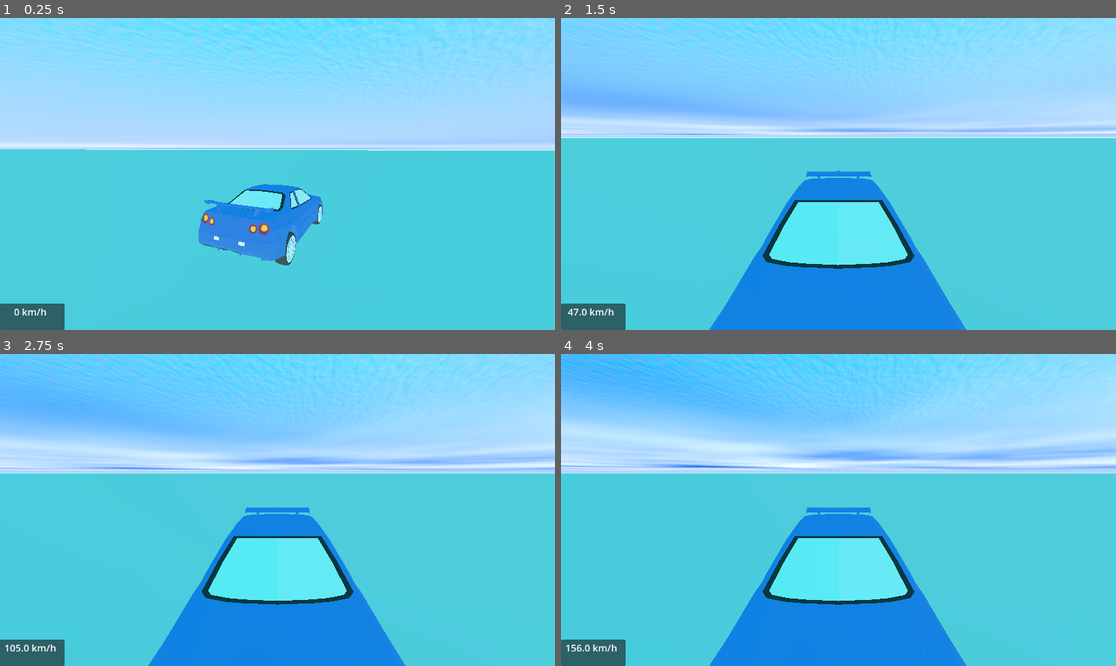
Above: before the commit, frames 1-4 (two rows, left to right).
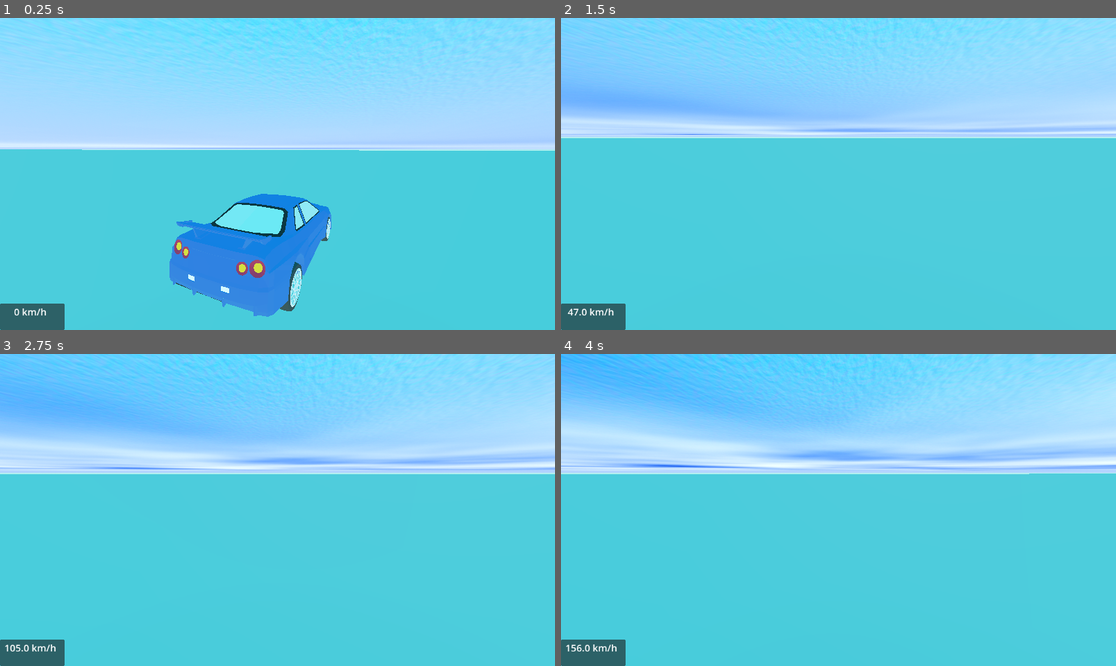
Above: after the commit, the same moments.

Repository: JheizelS/MyTravel
Game: Godot game, scene res://scenes/test_road.tscn
Same seed, same stepped clock (60 frames per second), same inputs: the game is played once before the commit and once after it.
Inputs (mouse positions are in pixels of both pictures, inside the frame that each line leads up to):
- Up to frame 1 (0.25 s): no input
- Up to frame 2 (1.5 s): tap Enter (ui_accept) at 0.5, 0.77 s; move the mouse to (866, 174) at 0.52 s; hold W (steer_forward) from 0.53 s (still down); tap R (reverse_camera) at 0.6 s; move the mouse to (810, 174) at 1.27 s; tap Shift (drift) at 1.35 s
- Up to frame 3 (2.75 s): keep holding W (steer_forward); tap Enter (ui_accept) at 1.52 s; tap R (reverse_camera) at 1.55, 2.1 s; move the mouse to (288, 503) at 2.02 s
- Up to frame 4 (4 s): keep holding W (steer_forward); move the mouse to (832, 516) at 2.77 s; tap R (reverse_camera) at 2.85, 3.8 s; tap Enter (ui_accept) at 3.02, 3.77 s; move the mouse to (877, 513) at 3.52 s; hold Shift (drift) from 3.53 s (still down)

The runs differ from the first frame. In frame 1, 8.0% of the frame differs, in the area x 14-67%, y 42-96%; in frame 2, 15%; in frame 3, 15%; in frame 4, 16%, in the area x 0-100%, y 0-100%.

Commit message:
Commit 5
- Added pannability of the front camera (reverse camera is LOCKED)

Diff:
--- a/my-travel/scenes/player.tscn
+++ b/my-travel/scenes/player.tscn
@@ -21,12 +21,16 @@
 transform = Transform3D(1, 0, 0, 0, 0.9961947, 0.08715574, 0, -0.08715574, 0.9961947, 0, 0, 2)
 top_level = true
 
-[node name="Camera3D" type="Camera3D" parent="CameraPivot" unique_id=1815684278]
-transform = Transform3D(-1, -1.8176223e-08, 8.551238e-08, -4.440892e-15, 0.9781477, 0.20791171, -8.742278e-08, 0.20791171, -0.9781477, 0, 2.956096, -7.1823997)
+[node name="SpringArm3D" type="SpringArm3D" parent="CameraPivot" unique_id=2100033369]
+transform = Transform3D(1, 0, 0, 0, 0.9961947, -0.08715574, 0, 0.08715574, 0.9961947, 0, 2.9558268, -6.6560755)
+collision_mask = 0
+
+[node name="Camera3D" type="Camera3D" parent="CameraPivot/SpringArm3D" unique_id=1815684278]
+transform = Transform3D(-1, -1.8176223e-08, 8.551238e-08, -7.619401e-09, 0.99254614, 0.121869355, -8.709011e-08, 0.121869355, -0.99254614, 0, 0, 0)
 current = true
 
-[node name="ReverseCamera" type="Camera3D" parent="CameraPivot" unique_id=1743157631]
-transform = Transform3D(1, 0, 0, 0, 0.9955587, 0.094143055, 0, -0.09414304, 0.9955587, 0, 1.5663689, 3.5768812)
+[node name="ReverseCamera" type="Camera3D" parent="CameraPivot/SpringArm3D" unique_id=1743157631]
+transform = Transform3D(1, 2.1564908e-15, -6.828287e-15, -8.881784e-16, 0.98356515, 0.18055348, 7.1054274e-15, -0.18055348, 0.98356515, 0, 0.060668707, 10.364002)
 
 [node name="front_right" parent="." unique_id=81804233 instance=ExtResource("1_qlg0r")]
 transform = Transform3D(1, 0, 0, 0, 1, 0, 0, 0, 1, -1.1286938, -0.37410903, 1.9439007)
--- a/my-travel/scripts/player.gd
+++ b/my-travel/scripts/player.gd
@@ -3,17 +3,31 @@
 const MAX_STEER = 0.8
 const ENGINE_POWER = 300
 
+# Camera pan settings
+const MOUSE_SENSITIVITY = 0.003
+const CAMERA_PITCH_MIN = -20.0  # degrees
+const CAMERA_PITCH_MAX = 40.0
+const MAX_PAN_ANGLE = 70.0
+
 @onready var camera_pivot = $CameraPivot
-@onready var camera_3d = $CameraPivot/Camera3D
-@onready var reverse_camera = $CameraPivot/ReverseCamera
+@onready var spring_arm = $CameraPivot/SpringArm3D
+@onready var camera_3d = $CameraPivot/SpringArm3D/Camera3D
+@onready var reverse_camera = $CameraPivot/SpringArm3D/ReverseCamera
 
 var reverse_mode := false
+var camera_yaw := 0.0    # horizontal offset from car's heading
 
 func _ready():
 	add_to_group("player")
 	Input.set_mouse_mode(Input.MOUSE_MODE_CAPTURED)
 	camera_3d.current = true
 	reverse_camera.current = false
+
+func _input(event):
+	if event is InputEventMouseMotion and not reverse_mode:
+		# Horizontal pan — offset yaw from car direction
+		camera_yaw -= event.relative.x * MOUSE_SENSITIVITY
+		camera_yaw = clamp(camera_yaw, deg_to_rad(-MAX_PAN_ANGLE), deg_to_rad(MAX_PAN_ANGLE))
 
 func _physics_process(delta):
 	_check_camera_switch()
@@ -26,11 +40,13 @@
 	)
 	engine_force = Input.get_axis("steer_back", "steer_forward") * ENGINE_POWER
 
-	# CAMERA FOLLOW — position snaps to car, rotation smoothly follows
+	# CAMERA FOLLOW
 	camera_pivot.global_position = global_position
+
+	# Pivot Y = car's heading + player's horizontal pan offset
 	camera_pivot.global_rotation.y = lerp_angle(
 		camera_pivot.global_rotation.y,
-		global_rotation.y,
+		global_rotation.y + camera_yaw,
 		delta * 5.0
 	)
 
@@ -45,6 +61,8 @@
 func _check_camera_switch():
 	if Input.is_action_just_pressed("reverse_camera"):
 		reverse_mode = !reverse_mode
+		if reverse_mode:
+			camera_yaw = 0.0  # snap back to centre when entering reverse, so reverse camera is unpanable
 	if reverse_mode:
 		reverse_camera.current = true
 		camera_3d.current = false
